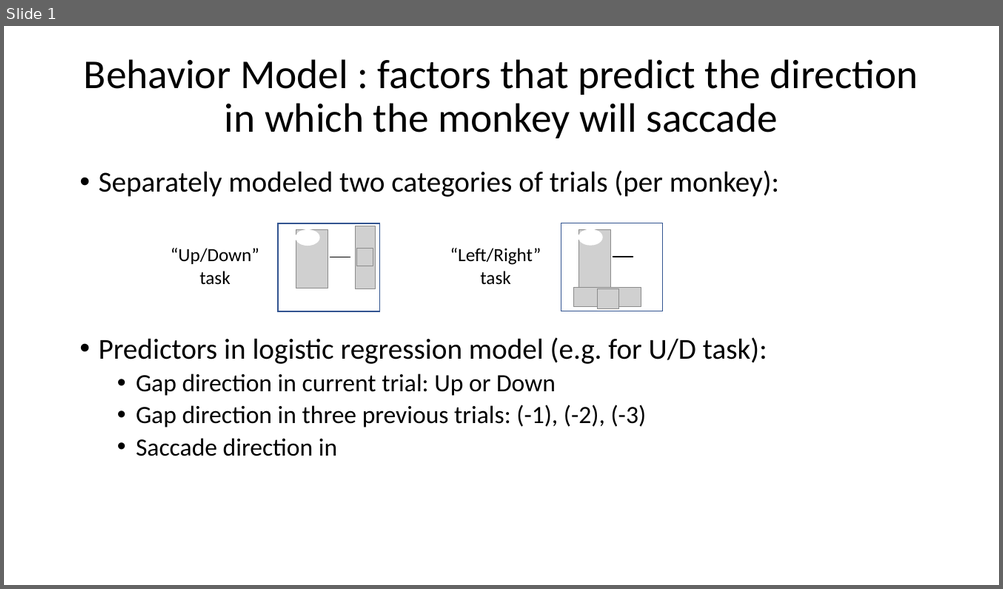
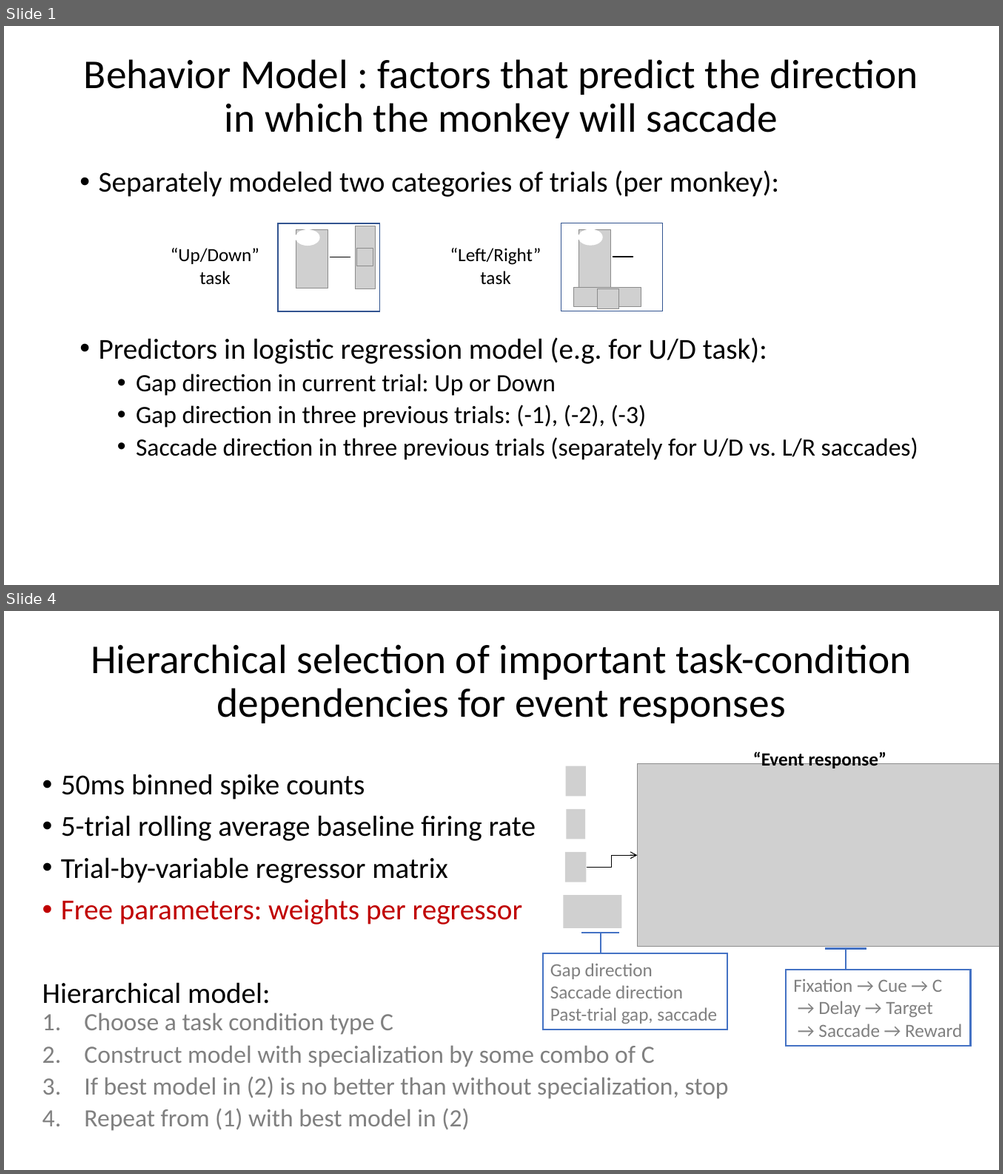
Before and after one commit to sakoay/ErasmusAttn_2020, a slide deck: sak_20210620_ErasmusAttn_models.pptx. Shown one above the other, each under a label of ours: slide 1 before the commit, slides 1 and 4 after it; the slides between them are not shown. The pictures are 1003x589 and 1003x1174 pixels, drawn with LibreOffice and Linux fonts; fonts in the diff are those of the drawing; grey boxes stand for pictures. Boxes give left, top, right and bottom in pixels: in the first picture for what was removed or moved away, otherwise in the second. Text is boxed around its words. In the diff, an @@ line names an element or a change of style, - is before the commit and + after.

Commit message:
Less plots for event-aligned decoders

```diff
--- a/sak_20210620_ErasmusAttn_models.pptx
+++ b/sak_20210620_ErasmusAttn_models.pptx
@@ slide 4 added at (4,611,999,1170), background #FFFFFF @@
@@ title added at (91,644,910,723), 39.6 pt, text #000000 @@
+Hierarchical selection of important task-condition dependencies for event responses
@@ picture added at (637,764,999,947) @@
@@ text added at (753,750,887,769), 18 pt, text #000000, bold @@
+“Event response”
@@ text added at (42,774,728,1131), 24 pt, text #808080 @@
+• 50ms binned spike counts
+• 5-trial rolling average baseline firing rate
+• Trial-by-variable regressor matrix
+• Free parameters: weights per regressor
+Hierarchical model:
+1. Choose a task condition type C
+2. Construct model with specialization by some combo of C
+3. If best model in (2) is no better than without specialization, stop
+4. Repeat from (1) with best model in (2)
@@ picture added at (566,766,586,796) @@
@@ picture added at (566,809,585,840) @@
@@ picture added at (565,852,586,882) @@
@@ elbow arrow added from (586, 868) to (637, 856), #000000 0.75 pt @@
@@ picture added at (563,895,621,928) @@
@@ group added at (543,934,727,1031): 2 lines, 1 text, 1 rectangle @@
+Gap direction
+Saccade direction
+Past-trial gap, saccade
@@ group added at (786,949,970,1047): 2 lines, 1 text, 1 rectangle @@
+Fixation → Cue → C
+→ Delay → Target
+→ Saccade → Reward
@@ slide 1 changed as well @@
@@ text at (136,437,918,460): text changed @@
-  • Saccade direction in
+  • Saccade direction in three previous trials (separately for U/D vs. L/R saccades)
```
Also in this commit, not shown: 1 other slide changed, 7 other slides added, 2 slides removed, 9 other files.
